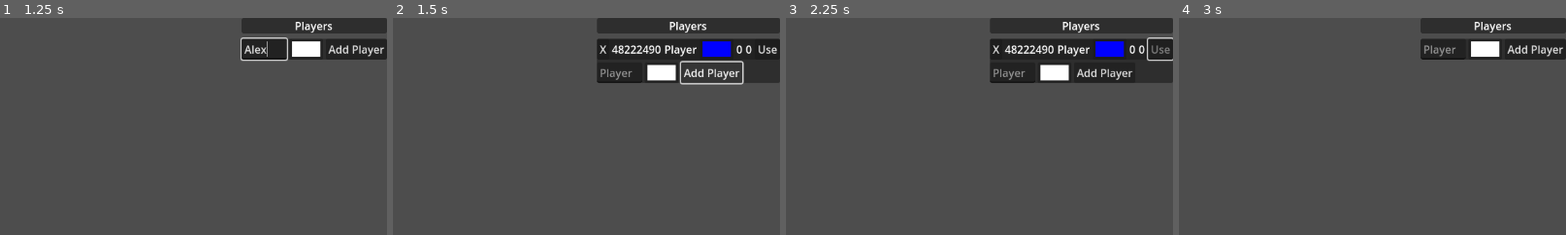
Above: before the commit, frames 1-4 (left to right).
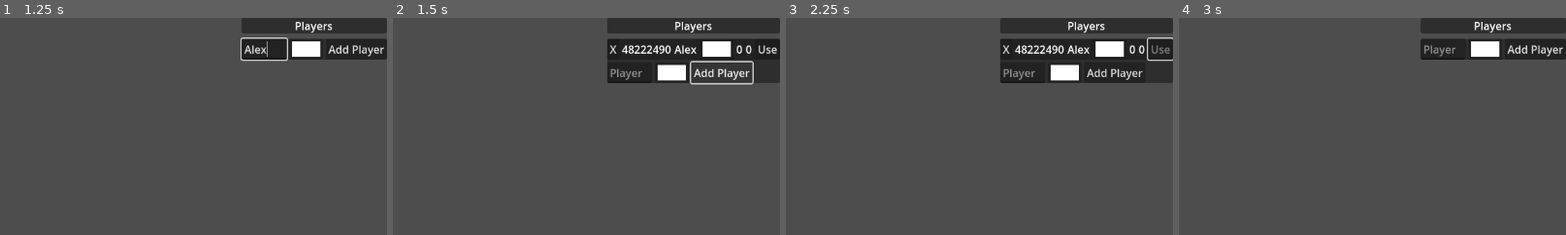
Above: after the commit, the same moments.

Repository: martinspp/civ-clone-thing
Game: Godot game, scene res://scenes/main.tscn
Same seed, same stepped clock (60 frames per second), same inputs: the game is played once before the commit and once after it.
Inputs (mouse positions are % of the whole screen's width and height, from its top left):
- Up to frame 1 (1.25 s): click (84, 7) at 0.52 s; type "Alex" at 0.6 s
- Up to frame 2 (1.5 s): click "Add Player" at 1.25 s
- Up to frame 3 (2.25 s): click "Use" at 2 s
- Up to frame 4 (3 s): click "X" at 2.75 s
The pictures show only the part of the screen within x 50-100%, y 0-50%; the shares and areas given below are measured in that part.

Frame 1 is identical in both runs. In frame 2, 3.5% of the frame differs, in the area x 52-94%, y 0-31%; in frame 3, 3.2%; in frame 4, nothing differs.
Error before the commit: Invalid access to property or key 'end_of_turn_actions' on a base object of type 'Nil'. (res://scripts/Player.gd:14)
Error after the commit: Invalid access to property or key 'player_data' on a base object of type 'Dictionary'. (res://scripts/services/DataService.gd:159)

Commit message:
constructing buildings

Diff:
--- a/resources/Objects/SettlementData.gd
+++ b/resources/Objects/SettlementData.gd
@@ -60,16 +60,16 @@
 ## returns new production progress, return should always be handled
 func update_production_progress(name: String, progress: float) -> float:
 	if get_production_progress(name) == 0.0:
-		production_dict["name"] = progress
+		production_dict[name] = progress
 	else:
-		production_dict["name"] += progress
+		production_dict[name] += progress
 
-	if production_dict['name'] >= 1.0:
+	if production_dict[name] >= 1.0:
 	# production is done, remove and return 1.0
 		production_dict.erase(name)
 		return 1.0
 
-	return production_dict['name']
+	return production_dict[name]
 
 
 static func default_data() -> Dictionary:
--- a/scripts/Player.gd
+++ b/scripts/Player.gd
@@ -8,10 +8,8 @@
 var unlocked_researches : Array[ResearchData] = []
 var owned_settlements : Array[Settlement] = []
 
-var end_of_turn_finished : bool = false
-
 func _init(_player_name: String, _id: Variant, _color: Variant) -> void:
-    GameStateService.game_service.end_of_turn_actions.append(self)
+    GameStateService.end_of_turn_actions[self] = false
     if _id:
         id = _id
     if _color:
@@ -19,6 +17,7 @@
     player_name = _player_name
     PlayEventBus.start_of_turn.connect(_start_of_turn_actions)
     PlayEventBus.end_of_turn.connect(_end_of_turn_actions)
+    PlayEventBus.player_end_turn.connect(_player_end_turn)
 
 func deserialize(data: Dictionary) -> void:
     if data.has('id'):
@@ -67,8 +66,13 @@
         "ref": self
     }
 
-func _start_of_turn_actions() -> void:
-    end_of_turn_finished = false
+func _start_of_turn_actions(turn_number: int) -> void:
+    pass
 
 func _end_of_turn_actions() -> void:
-    end_of_turn_finished = true
+    PlayEventBus.object_finished_end_turn_action.emit(self)
+
+func _player_end_turn(player: Player) -> void:
+    if player == self:
+        ended_turn = true
+    GameStateService.game_service.check_for_next_turn()
--- a/scripts/Settlement.gd
+++ b/scripts/Settlement.gd
@@ -41,8 +41,6 @@
 @onready var available_buildings: Array[BuildingData] = []
 @onready var available_units: Array[UnitType] = []
 
-@onready var end_of_turn_finished : bool = false
-
 # Used to flip the ui when settlement is focused
 var selected: bool:
 	get:
@@ -52,7 +50,7 @@
 		world_ui.visible = !value
 
 func _ready() -> void:
-	GameStateService.game_service.end_of_turn_actions.append(self)
+	GameStateService.end_of_turn_actions[self] = false
 	settlement_name_label = settlement_data.settlement_name
 	parent_hex.settlement = self
 	selected_ui.visible = false
@@ -105,14 +103,13 @@
 func update_ui_state() -> void:
 	pass
 
-func _start_of_turn_actions() -> void:
-	end_of_turn_finished = false
+func _start_of_turn_actions(turn: int) -> void:
 	build_available_lists()
 
 func _end_of_turn_actions() -> void:
 	# Finish production
 	if settlement_data.current_production != "":
-		if settlement_data.update_production_progress(settlement_data.current_production, 0.1) >= 1.0:
+		if settlement_data.update_production_progress(settlement_data.current_production, 0.5) >= 1.0:
 			var produced : Variant = ResourceRegistry.get_building_or_unit_by_name(settlement_data.current_production)
 			if produced is UnitType:
 				pass
@@ -120,11 +117,12 @@
 				add_building(produced)
 			else:
 				print("produced non existant type")
-		settlement_data.current_production = ""
+			settlement_data.current_production = ""
 	%ProductionBar.value = settlement_data.get_production_progress(settlement_data.current_production)
-	end_of_turn_finished = true
+	PlayEventBus.object_finished_end_turn_action.emit(self)
 
 func add_building(building_data: BuildingData) -> void:
+	print("built building " + building_data.building_name)
 	var new_building := Building.new()
 	new_building.building_data = building_data
 	add_child(new_building)
--- a/scripts/services/GameService.gd
+++ b/scripts/services/GameService.gd
@@ -7,10 +7,7 @@
 
 static var selected_object: Variant
 
-var round_counter: int = 1
-
-#List of objects that need to perform actions to start the next turns
-@onready var end_of_turn_actions : Array[Variant] = []
+var turn_counter: int = 1
 
 func _ready() -> void:
 	set_name("GameService")
@@ -19,6 +16,7 @@
 	$"../CanvasLayer".add_child(play_ui)
 	PlayEventBus.hex_clicked.connect(hex_click_event)
 	PlayEventBus.settlement_unhighlighted.connect(unselect_settlement)
+	PlayEventBus.object_finished_end_turn_action.connect(_object_finished_actions)
 
 
 func hex_click_event(hex: Hex, event: InputEvent) -> void:
@@ -72,3 +70,15 @@
 		PlayEventBus.end_of_turn.emit()
 		for player: Player in GameStateService.data_service.get_all_players():
 			player.ended_turn = false
+
+func _object_finished_actions(object: Variant) -> void:
+	GameStateService.end_of_turn_actions[object] = true
+	for object_state: bool in GameStateService.end_of_turn_actions.values():
+		if !object_state:
+			return
+	print("all objects finished end of turn actions")
+	turn_counter += 1
+	PlayEventBus.start_of_turn.emit(turn_counter)
+
+	for obj: Variant in GameStateService.end_of_turn_actions:
+		GameStateService.end_of_turn_actions[obj] = false
--- a/scripts/services/GameStateService.gd
+++ b/scripts/services/GameStateService.gd
@@ -10,6 +10,9 @@
 
 var settlement_registy: Array[Settlement]
 #var player_registry: Array[Player]
+
+#List of objects that need to perform actions to start the next turns
+@onready var end_of_turn_actions : Dictionary = {}
 
 var current_player: Player:
 	get:
--- a/scripts/services/PlayEventBus.gd
+++ b/scripts/services/PlayEventBus.gd
@@ -7,6 +7,8 @@
 signal end_of_turn()
 
 signal player_end_turn(player: Player)
+
+signal object_finished_end_turn_action(object: Variant)
 
 signal hex_clicked(clicked_hex: Hex, event: InputEvent)
 signal settlement_clicked(settlement: Settlement, event: InputEvent)
--- a/scripts/services/ResourceRegistry.gd
+++ b/scripts/services/ResourceRegistry.gd
@@ -29,13 +29,14 @@
 
 func get_unit_type_by_name(_name: String) -> UnitType:
 	for unit_type in unit_type_registry:
-		if unit_type.unit_name == _name:
+		if unit_type.unit_name.to_lower() == _name.to_lower():
 			return unit_type
 	return null
 
 func get_building_type_by_name(_name: String) -> BuildingData:
 	for building_data in building_data_registry:
-		if building_data.building_name == _name:
+		print(building_data.building_name)
+		if building_data.building_name.to_lower() == _name.to_lower():
 			return building_data
 	return null
 
--- a/scripts/units/Unit.gd
+++ b/scripts/units/Unit.gd
@@ -15,14 +15,12 @@
 
 @export var sprite_2d: Sprite2D
 
-@onready var end_of_turn_finished : bool = false
-
 var player: Player
 var hex: Hex
 var movement_target_hex: Hex
 
 func _ready() -> void:
-	GameStateService.game_service.end_of_turn_actions.append(self)
+	GameStateService.end_of_turn_actions[self] = false
 	PlayEventBus.start_of_turn.connect(_start_of_turn_actions)
 	PlayEventBus.end_of_turn.connect(_end_of_turn_actions)
 
@@ -51,9 +49,9 @@
 		GameStateService.game_service.selected_object = self
 		PlayEventBus.unit_selected.emit(Unit)
 
-func _start_of_turn_actions() -> void:
-	end_of_turn_finished = false
+func _start_of_turn_actions(turn_number: int) -> void:
+	pass
 
 func _end_of_turn_actions() -> void:
 	#TODO continue set walk action if AP points allow it
-	end_of_turn_finished = true
+	PlayEventBus.object_finished_end_turn_action.emit(self)
